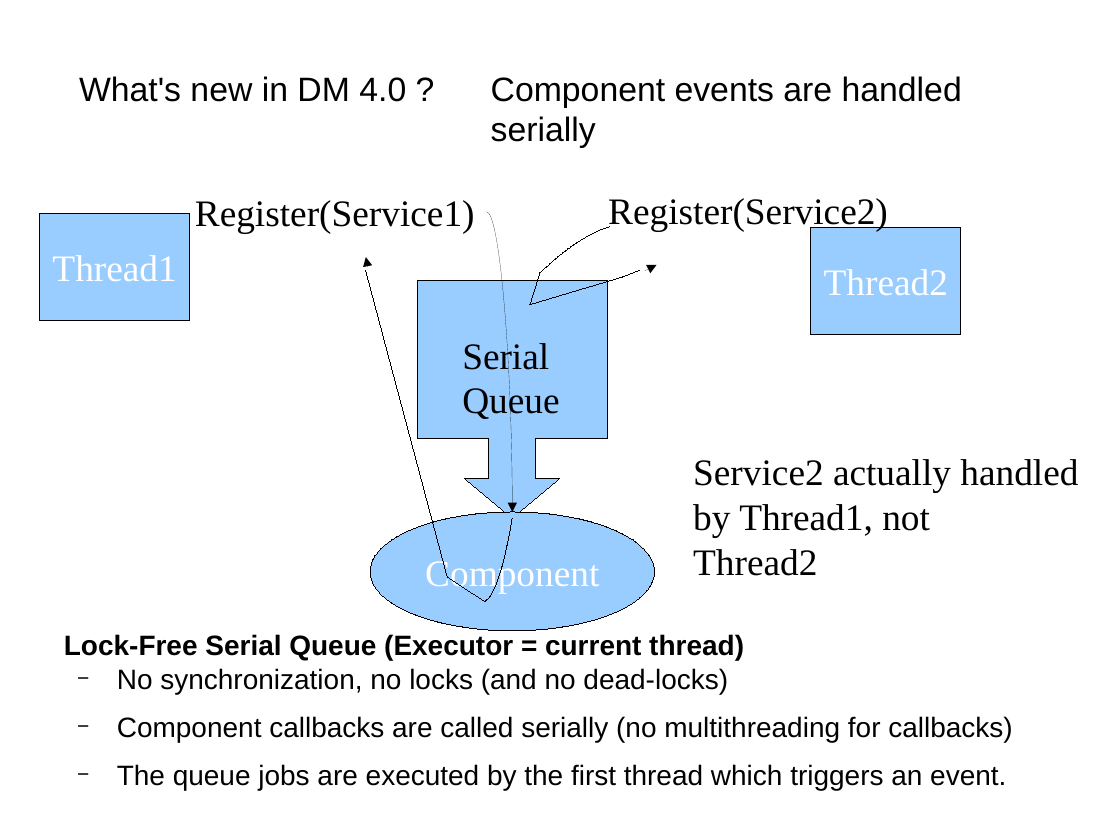
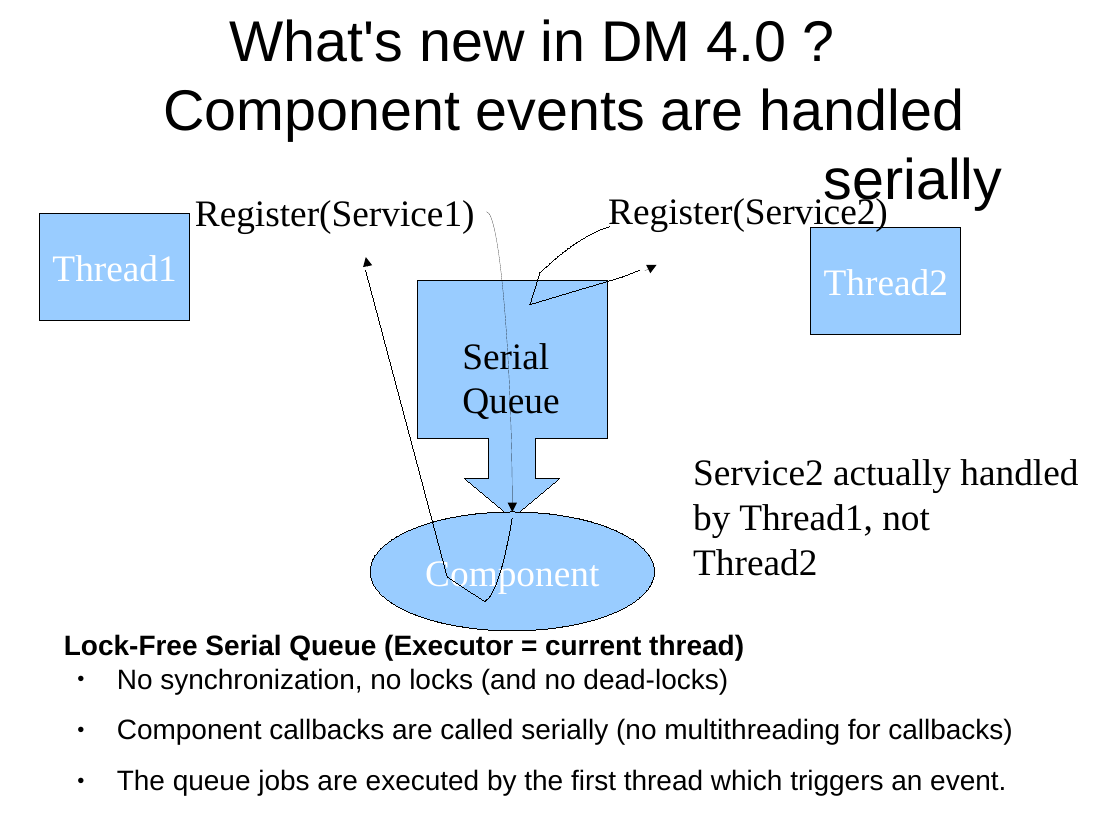
Before and after one commit to rotty3000/felix, a slide deck: slide 48 of dependencymanager/docs/A_Glance_At_DependencyManager.odp. Drawn at 1120x840 pixels with LibreOffice and Linux fonts; fonts in the diff are those of the drawing; background and template pictures are left out. Boxes give left, top, right and bottom in pixels: in the first picture for what was removed or moved away, otherwise in the second. Text is boxed around its words. In the diff, an @@ line names an element or a change of style, - is before the commit and + after.

```diff
--- a/dependencymanager/docs/A_Glance_At_DependencyManager.odp
+++ b/dependencymanager/docs/A_Glance_At_DependencyManager.odp
@@ title "What's new in DM 4.0 ...": place and size @@
-title "What's new in DM 4.0 ..." at [79, 76, 962, 148]
+title "What's new in DM 4.0 ..." at [163, 19, 1003, 210]
@@ title "What's new in DM 4.0 ..." at [163, 19, 1003, 210]: size 21.7 to 36.9 pt; alignment left to centre @@
@@ text at [117, 668, 1012, 795]: bullet − to ●; more space between paragraphs @@
```
Also in this commit, not shown: 56 other slides changed, 1 slide added.
